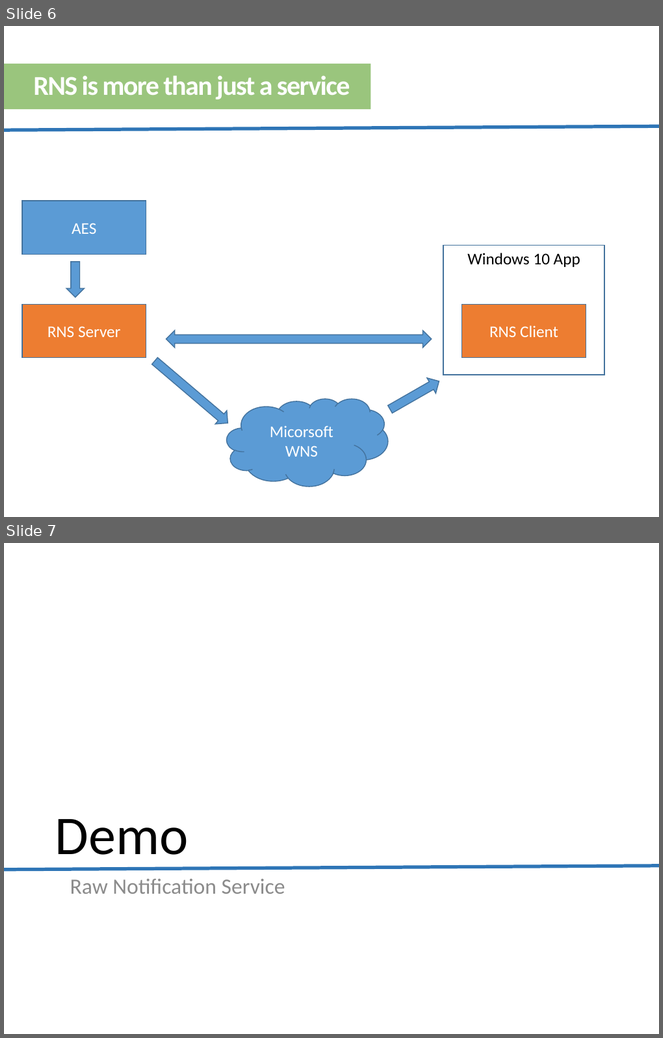
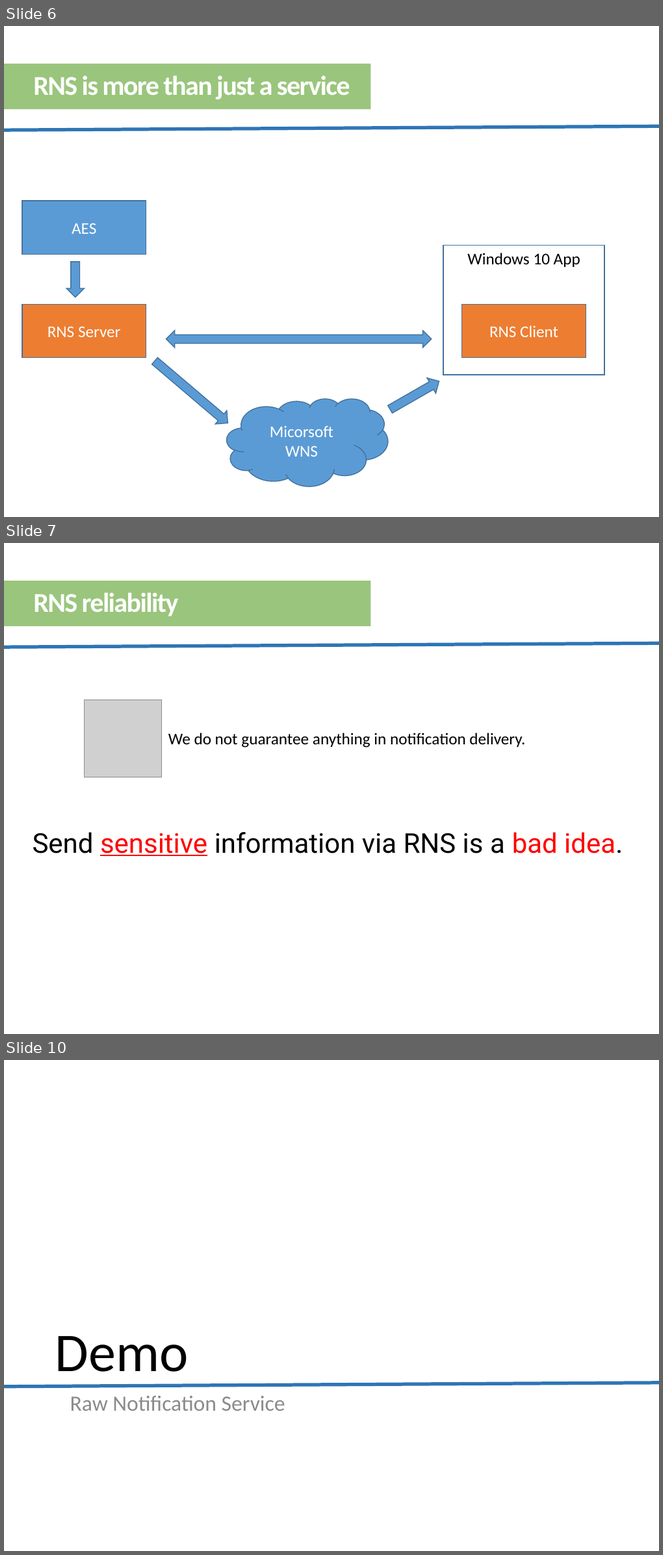
Before and after one commit to lekhasy/RawNotification, a slide deck: Working Individual/SyLK/Presentation.pptx. Shown one above the other, each under a label of ours: slides 6 and 7 before the commit, slides 6, 7 and 10 after it; the slides between them are not shown. The pictures are 663x1038 and 663x1555 pixels, drawn with LibreOffice and Linux fonts; fonts in the diff are those of the drawing; grey boxes stand for pictures. Boxes give left, top, right and bottom in pixels: in the first picture for what was removed or moved away, otherwise in the second. Text is boxed around its words. In the diff, an @@ line names an element or a change of style, - is before the commit and + after.

```diff
--- a/Working Individual/SyLK/Presentation.pptx
+++ b/Working Individual/SyLK/Presentation.pptx
@@ slide 7 added at [4, 543, 659, 1034], background #FFFFFF @@
@@ rectangle added at [4, 580, 371, 626], fill #70AD47 at 70% opacity, 30 pt, text #FFFFFF, bold @@
+RNS reliability
@@ line added from (4, 647) to (659, 643), #2E75B6 3.75 pt @@
@@ picture added at [85, 700, 162, 778] @@
@@ text added at [168, 733, 525, 748], 18 pt, text #000000 @@
+We do not guarantee anything in notification delivery.
@@ text added at [33, 832, 623, 856], 30 pt, text #000000 @@
+Send sensitive information via RNS is a bad idea.
@@ what was slide 7 is now slide 10 @@
```
Also in this commit, not shown: 4 slides changed, 4 other slides added, 1 slide removed, 10 other files.
